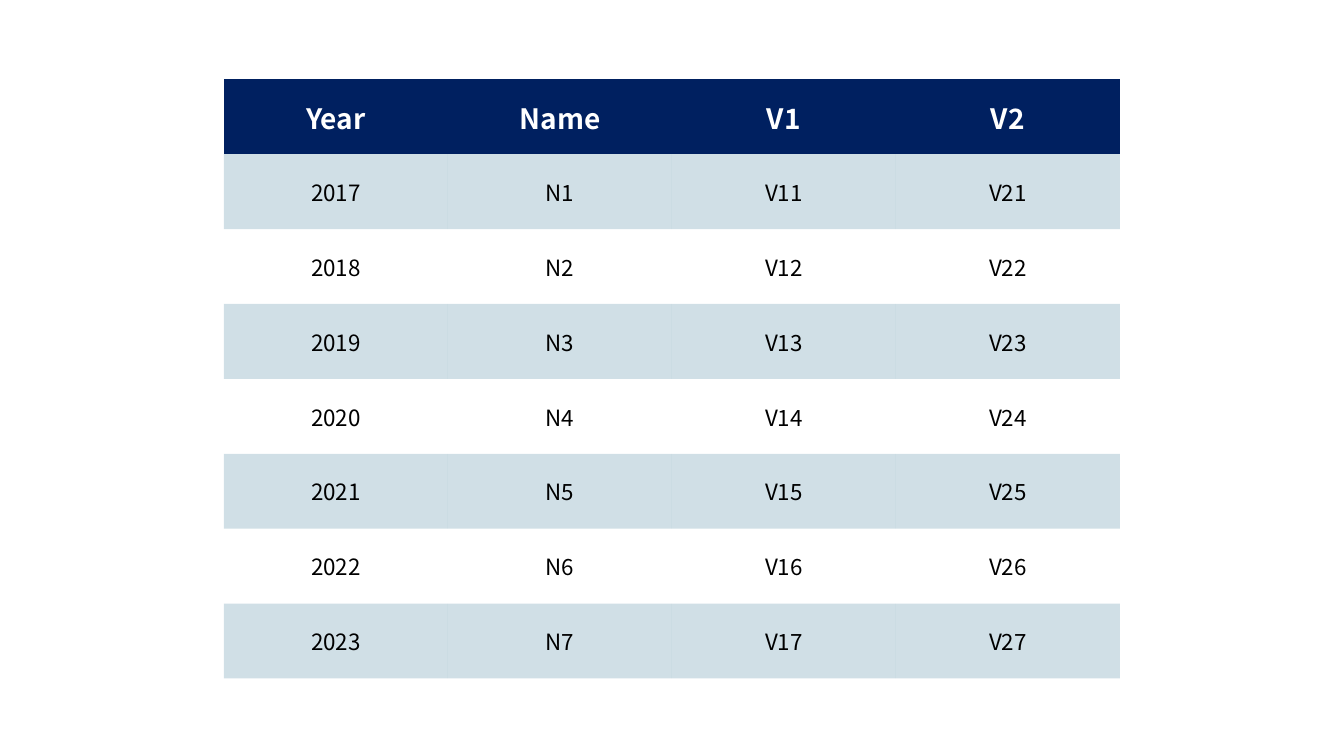
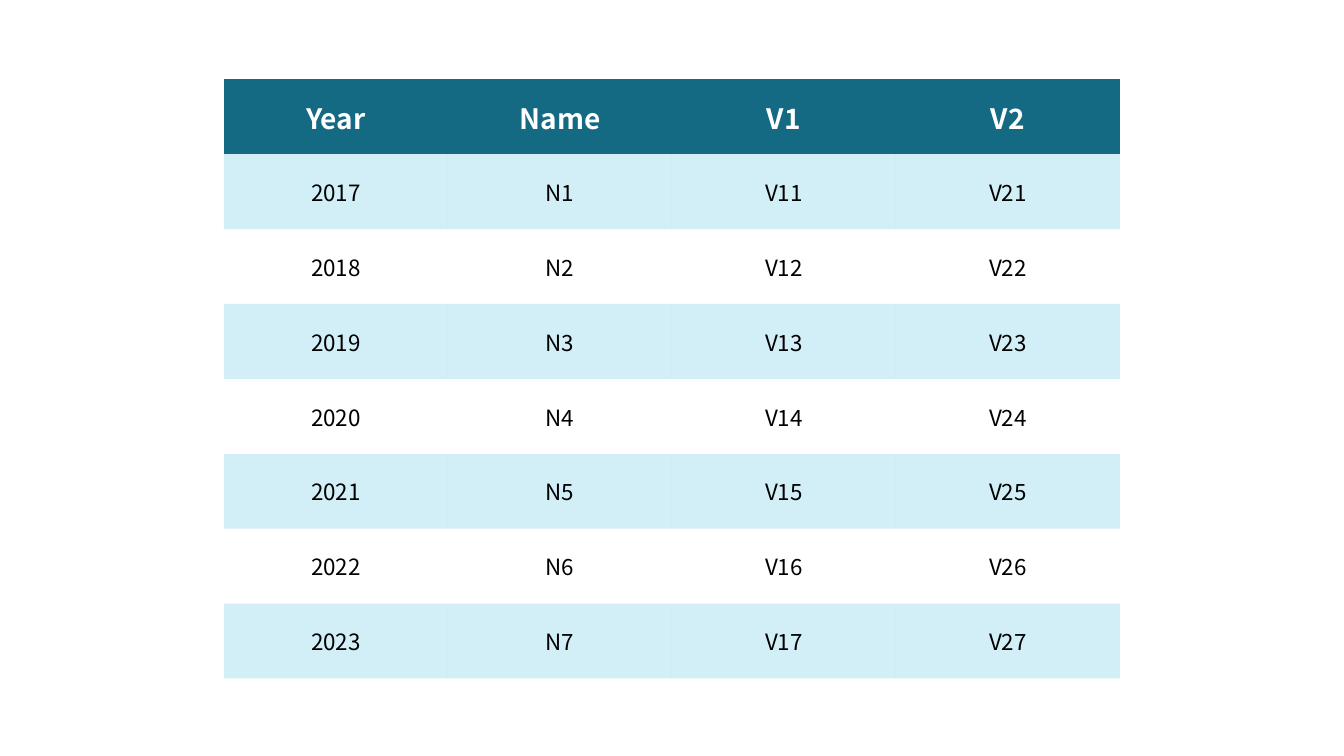
Before and after one commit to sdjhs0327/ws_fn, a slide deck: slide 1 of data/장표디자인팁.pptx. Drawn at 1344x756 pixels with LibreOffice and Linux fonts; fonts in the diff are those of the drawing. Boxes give left, top, right and bottom in pixels: in the first picture for what was removed or moved away, otherwise in the second. Text is boxed around its words. In the diff, an @@ line names an element or a change of style, - is before the commit and + after.

```diff
--- a/data/장표디자인팁.pptx
+++ b/data/장표디자인팁.pptx
@@ table at <box>224,80,1119,679</box> @@
@@ fill #002060 to #146A82 in row 1 @@
@@ fill #156082 at 20% opacity to #22B2DA at 20% opacity in 16 cells @@
```
Also in this commit, not shown: 3 other slides changed, 1 slide added, 3 other files.
